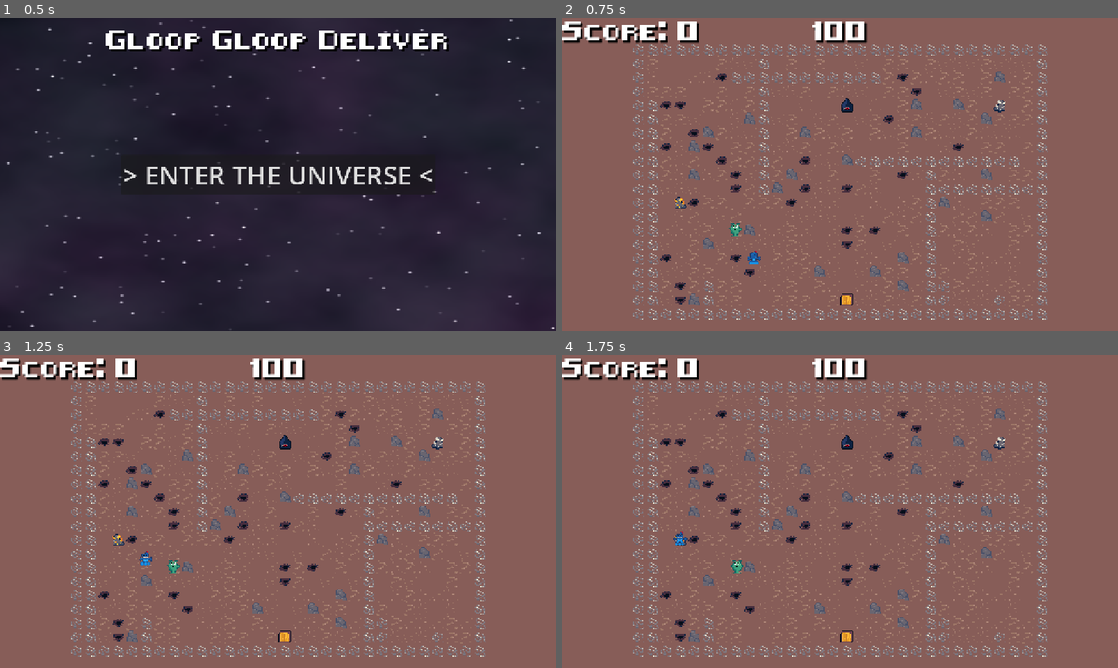
Above: before the commit, frames 1-4 (two rows, left to right).
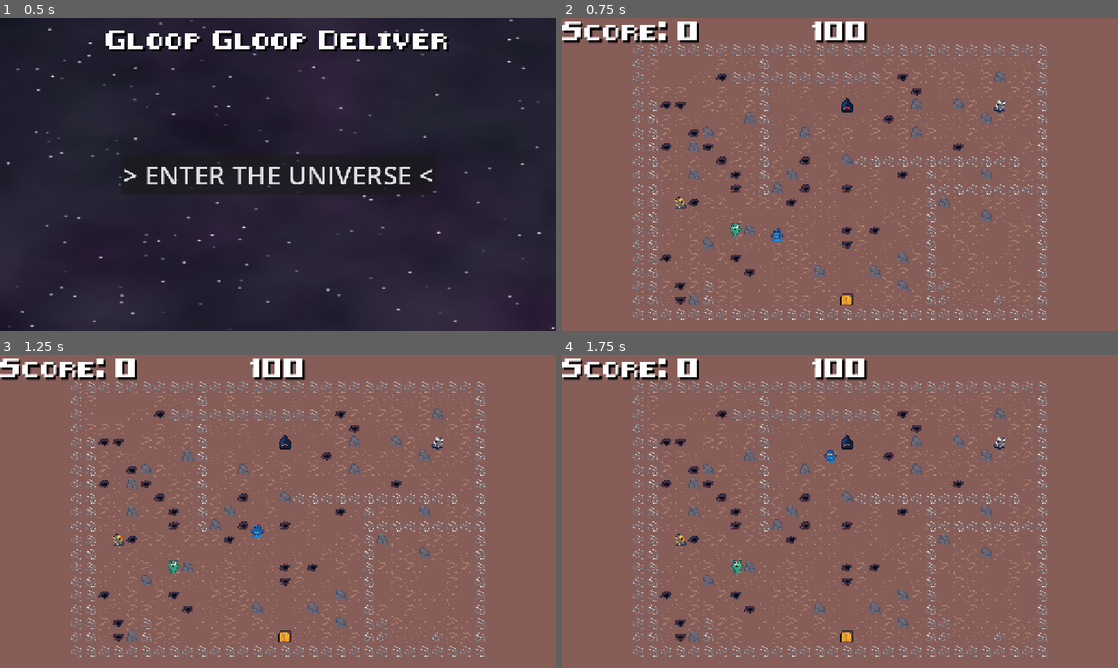
Above: after the commit, the same moments.

Repository: GameAISchool2026members/GloopGloopDelivery
Game: Godot game, scene res://menu/menu.tscn
The game is run twice, just before and just after one commit, with the same random seed, the same clock (stepped at 60 frames per second) and the same inputs.
Inputs (mouse positions are in pixels of both pictures, inside the frame that each line leads up to):
- Up to frame 1 (0.5 s): no input
- Up to frame 2 (0.75 s): click "> ENTER THE UNIVERSE <" at 0.5 s
- Up to frame 3 (1.25 s): no input
- Up to frame 4 (1.75 s): move the mouse to (962, 495) at 1.27 s; hold D (right) from 1.28 s (still down); tap Space (interact) at 1.35 s; click (962, 495) at 1.42 s

Frame 1 is identical in both runs. In frame 2, 0.1% of the frame differs, in the area x 33-40%, y 67-79%; in frame 3, 0.1%; in frame 4, 0.1%.

Commit message:
furnace logic plus iron component

Diff:
--- a/objects/furnace/furnace.tscn
+++ b/objects/furnace/furnace.tscn
@@ -1,8 +1,21 @@
 [gd_scene format=3 uid="uid://ccyvh84kwayqn"]
 
+[ext_resource type="Script" uid="uid://cl4tquw8uqi58" path="res://objects/furnace/furnace.gd" id="1_qcspv"]
 [ext_resource type="Texture2D" uid="uid://cw8jtvsvgksla" path="res://objects/furnace/furnace_off.png" id="1_xhc34"]
+[ext_resource type="PackedScene" uid="uid://rnw6vjamikjk" path="res://players/human/interactable.tscn" id="2_bddj4"]
+[ext_resource type="PackedScene" uid="uid://ct3bslot85rhm" path="res://recipes/producer_component.tscn" id="4_jugis"]
+[ext_resource type="Script" uid="uid://b7fmof07uo73v" path="res://recipes/recipe.gd" id="5_5ja5n"]
+[ext_resource type="Resource" uid="uid://dh3ye5y7fa0n0" path="res://recipes/smelt_gold.tres" id="6_pyh5g"]
+[ext_resource type="Resource" uid="uid://b8hbq5hu6b13o" path="res://recipes/smelt_iron.tres" id="7_hvdpc"]
 
 [node name="Furnace" type="Node2D" unique_id=521397584]
+script = ExtResource("1_qcspv")
 
 [node name="Sprite2D" type="Sprite2D" parent="." unique_id=1527274717]
 texture = ExtResource("1_xhc34")
+
+[node name="Interactable" parent="." unique_id=1305297039 groups=["interactable"] instance=ExtResource("2_bddj4")]
+
+[node name="ProducerComponent" parent="." unique_id=2097329424 instance=ExtResource("4_jugis")]
+recipes = Array[ExtResource("5_5ja5n")]([ExtResource("6_pyh5g"), ExtResource("7_hvdpc")])
+delay = 3
--- a/objects/iron_ore/iron_ore.tscn
+++ b/objects/iron_ore/iron_ore.tscn
@@ -2,6 +2,8 @@
 
 [ext_resource type="PackedScene" uid="uid://rnw6vjamikjk" path="res://players/human/interactable.tscn" id="1_qlpun"]
 [ext_resource type="Texture2D" uid="uid://bvof3vo0lghp6" path="res://objects/iron_ore/iron_ore.png" id="2_uia63"]
+[ext_resource type="Script" uid="uid://4fdnn02qdr2q" path="res://items/resource_component.gd" id="3_ntw6h"]
+[ext_resource type="Resource" uid="uid://byf1vmw0qh5t2" path="res://items/iron_ore/iron_ore.tres" id="4_qh0pd"]
 
 [node name="IronOre" type="Node2D" unique_id=521397584 groups=["interactable"]]
 
@@ -9,3 +11,8 @@
 
 [node name="Sprite2D" type="Sprite2D" parent="." unique_id=1527274717]
 texture = ExtResource("2_uia63")
+
+[node name="ResourceComponent" type="Node" parent="." unique_id=439110663]
+script = ExtResource("3_ntw6h")
+item = ExtResource("4_qh0pd")
+metadata/_custom_type_script = "uid://4fdnn02qdr2q"
--- a/players/player.gd
+++ b/players/player.gd
@@ -34,4 +34,12 @@
 			var inv = ECS.get_component(touching, InventoryComponent) as InventoryComponent
 			inv.add(item)
 			item = null
+		if ECS.has_component(touching, ProducerComponent) and item:
+			var furnace = ECS.get_component(touching, ProducerComponent) as ProducerComponent
+			var delivered = furnace.produce_item(item)
+			if delivered:
+					item = null
+		if ECS.has_component(touching, ProducerComponent) and not item:
+			var furnace = ECS.get_component(touching, ProducerComponent) as ProducerComponent
+			item = furnace.pickup()
 		#pickup_objective.emit(touching)
--- a/recipes/producer_component.gd
+++ b/recipes/producer_component.gd
@@ -1,3 +1,27 @@
 class_name ProducerComponent extends Node
 
 @export var recipes: Array[Recipe]
+@export var delay: int
+var production = false
+var output: Item
+func produce_item(input_recipe: Item) -> bool:
+	if production == false && output == null:
+		for recipe in recipes:
+			if recipe.input==input_recipe:
+				production = true
+				wait_on_production()
+				output = recipe.output
+				return true
+	return false
+
+func pickup() -> Item:
+	if production == true:
+		print("wanted to pickup item but component is busy")
+		return null
+	var placeholder = output
+	output = null
+	return placeholder
+
+func wait_on_production():
+	await get_tree().create_timer(delay).timeout
+	production = false
